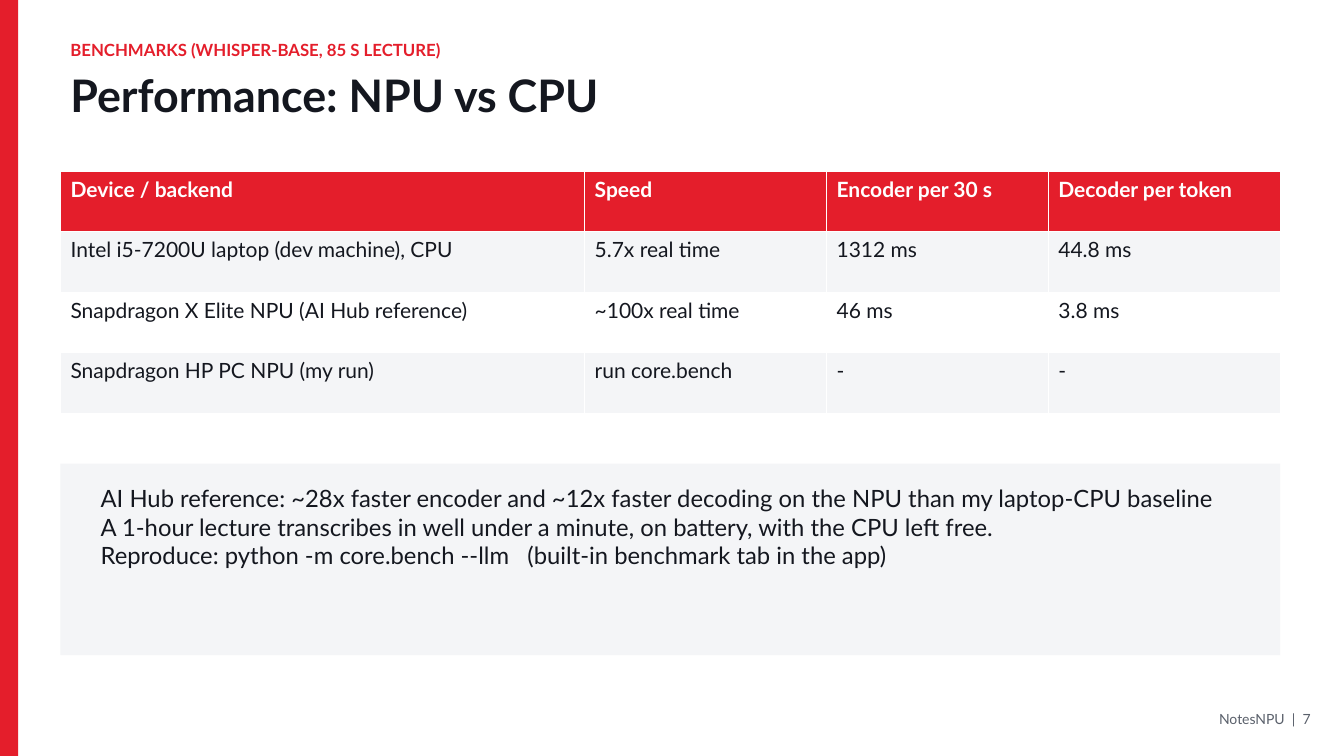
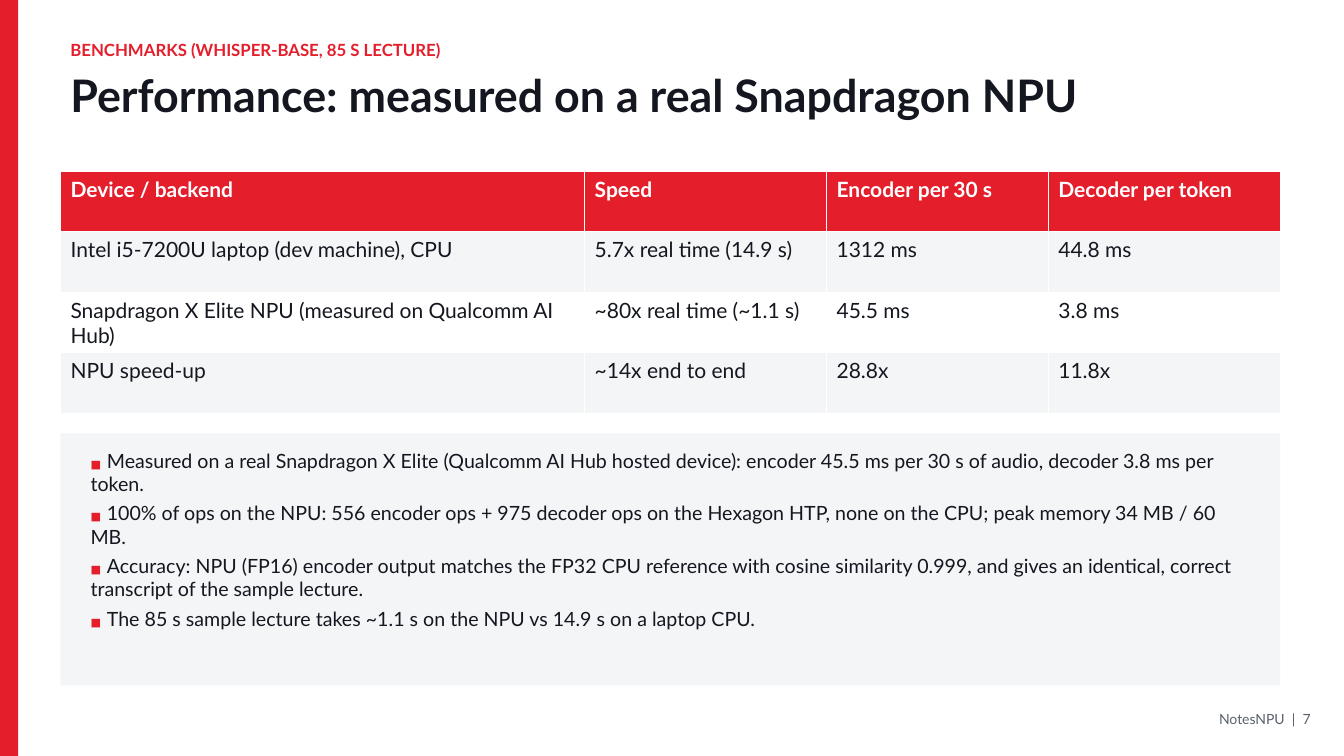
Before and after one commit to mdharishsuhaib/NotesNPU, a slide deck: slide 7 of submission/NotesNPU_Pitch.pptx. Drawn at 1344x756 pixels with LibreOffice and Linux fonts; fonts in the diff are those of the drawing. Boxes give left, top, right and bottom in pixels: in the first picture for what was removed or moved away, otherwise in the second. Text is boxed around its words. In the diff, an @@ line names an element or a change of style, - is before the commit and + after.

Commit message:
Real Snapdragon X Elite NPU benchmarks via Qualcomm AI Hub; clean up repo (gitignore secrets, remove dev helper, doc metadata)

```diff
--- a/submission/NotesNPU_Pitch.pptx
+++ b/submission/NotesNPU_Pitch.pptx
@@ text at (x1=70, y1=78, x2=1078, y2=120): text changed @@
-Performance: NPU vs CPU
+Performance: measured on a real Snapdragon NPU
@@ table at (x1=60, y1=171, x2=1280, y2=413) @@
-row 2, column 2: 5.7x real time
+row 2, column 2: 5.7x real time (14.9 s)
-row 3: Snapdragon X Elite NPU (AI Hub reference) | ~100x real time | 46 ms | 3.8 ms
+row 3: Snapdragon X Elite NPU (measured on Qualcomm AI Hub) | ~80x real time (~1.1 s) | 45.5 ms | 3.8 ms
-row 4: Snapdragon HP PC NPU (my run) | run core.bench | - | -
+row 4: NPU speed-up | ~14x end to end | 28.8x | 11.8x
@@ rectangle resized from (x1=60, y1=464, x2=1280, y2=655) to (x1=60, y1=434, x2=1280, y2=686) @@
@@ text at (x1=91, y1=453, x2=1231, y2=630): text changed; size 17 to 14 pt @@
-AI Hub reference: ~28x faster encoder and ~12x faster decoding on the NPU than my laptop-CPU baseline
-A 1-hour lecture transcribes in well under a minute, on battery, with the CPU left free.
-Reproduce: python -m core.bench --llm (built-in benchmark tab in the app)
+■ Measured on a real Snapdragon X Elite (Qualcomm AI Hub hosted device): encoder 45.5 ms per 30 s of audio, decoder 3.8 ms per token.
+■ 100% of ops on the NPU: 556 encoder ops + 975 decoder ops on the Hexagon HTP, none on the CPU; peak memory 34 MB / 60 MB.
+■ Accuracy: NPU (FP16) encoder output matches the FP32 CPU reference with cosine similarity 0.999, and gives an identical, correct transcript of the sample lecture.
+■ The 85 s sample lecture takes ~1.1 s on the NPU vs 14.9 s on a laptop CPU.
```
Also in this commit, not shown: 1 other slide changed, 12 other files.
